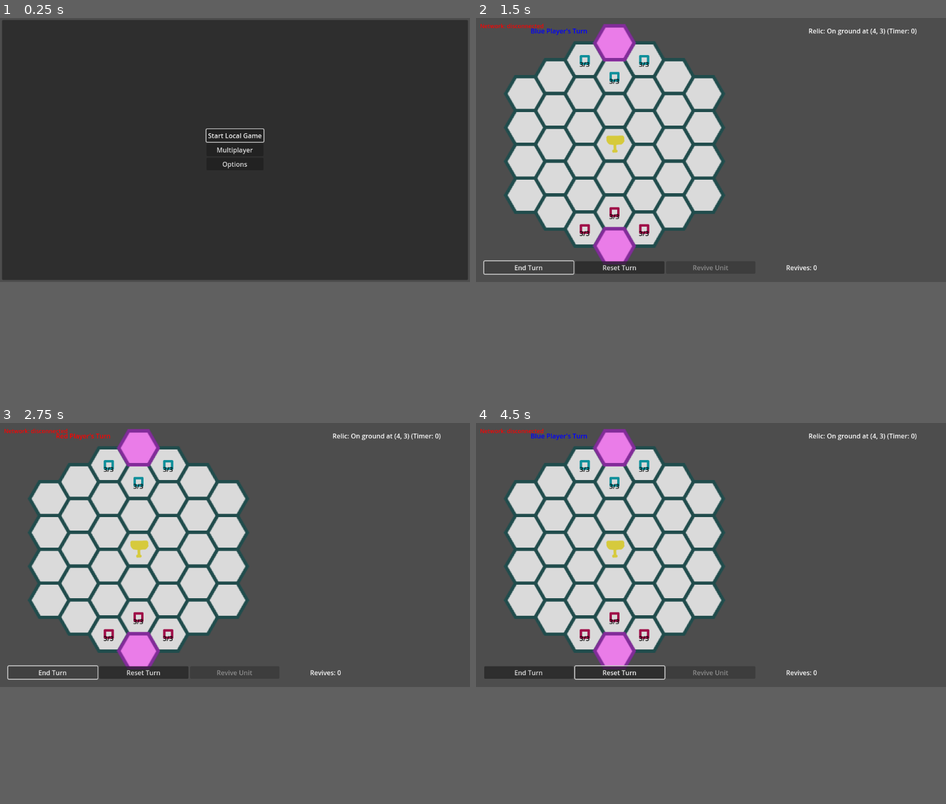
Above: before the commit, frames 1-4 (two rows, left to right).
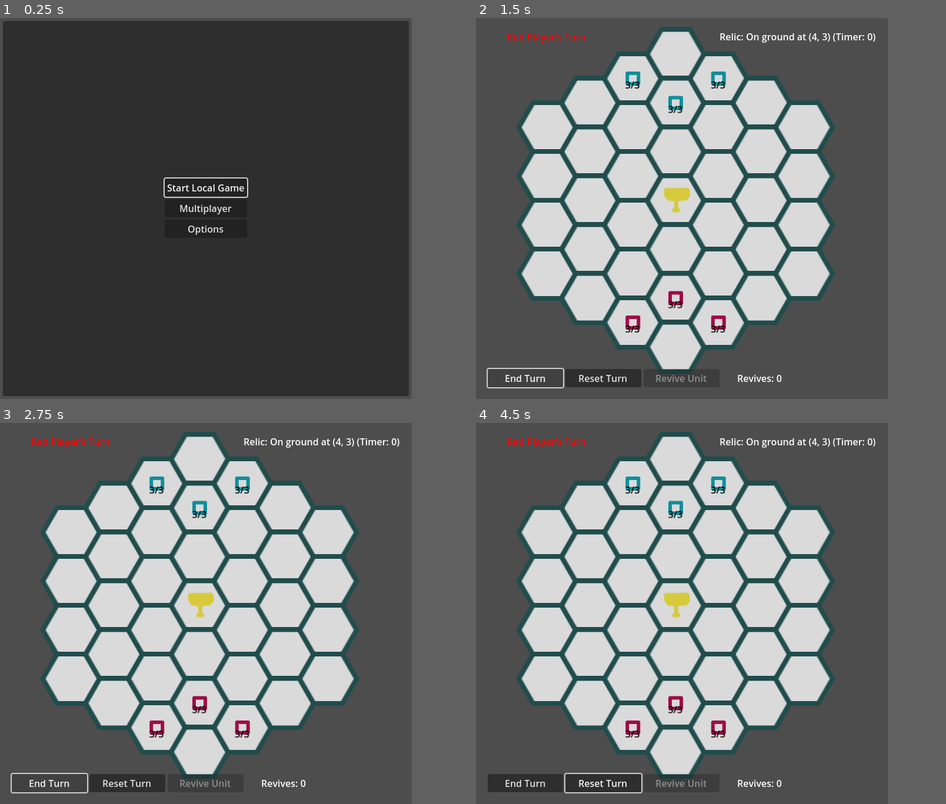
Above: after the commit, the same moments.

Repository: dokumor8/cursed_football
Game: Godot game, scene res://scenes/ui/main_menu.tscn
The game is run twice, just before and just after one commit, with the same random seed, the same clock (stepped at 60 frames per second) and the same inputs.
Inputs (mouse positions are in pixels of both pictures, inside the frame that each line leads up to):
- Up to frame 1 (0.25 s): no input
- Up to frame 2 (1.5 s): click "Start Local Game" at 0.5 s; click "End Turn" at 1.25 s
- Up to frame 3 (2.75 s): click "End Turn" at 2 s
- Up to frame 4 (4.5 s): click "End Turn" at 2.75 s; click "Reset Turn" at 3.5 s; move the mouse to (814, 541) at 4.27 s; click (814, 541) at 4.42 s
In our replay, the window is 799x449 before the commit and 700x648 after it. These sizes can differ from the game's own. Grey fills any space a smaller window leaves; there, only what the larger window draws over its background counts as a difference.

The runs differ from the first frame. In frame 1, 3.1% of the frame differs, in the area x 0-100%, y 0-100%; in frame 2, 40%; in frame 3, 40%; in frame 4, 41%, in the area x 0-94%, y 1-98%.
Error after the commit: Invalid call. Nonexistent function 'apply_relic_effects' in base 'Nil'. (res://scripts/game/game_state.gd:361)

Commit message:
Many fixes

Diff:
--- a/project.godot
+++ b/project.godot
@@ -23,6 +23,7 @@
 
 [display]
 
+window/size/viewport_width=700
 window/stretch/aspect="expand"
 
 [rendering]
--- a/scripts/game/game_scene.gd
+++ b/scripts/game/game_scene.gd
@@ -16,9 +16,6 @@
 @onready var unit_selection: UnitSelection = $UnitSelection
 var relic_instance: Node2D
 var relic_position: Vector2i = GC.INITIAL_RELIC_POSITION # Center of map
-
-# Multiplayer
-var network_status_label: Label = null
 
 # Revival system
 var is_revival_mode: bool = false
@@ -73,21 +70,13 @@
 
     # if we're a client that just finished initializing UI,
     # request game state from the server
-    # TODO: this happens twice, for both players, may be optimized for 1
     if MM.initialized and not MM.is_server:
         GS.request_game_sync.rpc_id(1)
 
-
     print("=== GameScene._ready() complete ===")
 
 
 func _initialize_game() -> void:
-
-    print("Initializing game...")
-
-    # Skip UI initialization if we're a dedicated server
-    # TODO: Add "local game" option
-
     print("Spawning Red units at: ", GC.get_spawn_positions(GC.PLAYER_RED))
     for location in GC.get_spawn_positions(GC.PLAYER_RED):
         spawn_unit_at_tile(UnitScene, location, GC.PLAYER_RED)
@@ -134,44 +123,12 @@
     # Connect signals
     MM.game_state_received.connect(GS._on_game_state_received)
 
-    # Create network status label if it doesn't exist
-    _create_network_status_label()
-
-
-func _create_network_status_label() -> void:
-    network_status_label = Label.new()
-    network_status_label.name = "NetworkStatus"
-    network_status_label.horizontal_alignment = HORIZONTAL_ALIGNMENT_CENTER
-    network_status_label.vertical_alignment = VERTICAL_ALIGNMENT_CENTER
-    network_status_label.add_theme_font_size_override("font_size", 14)
-
-    var ui_layer = $UILayer
-    if ui_layer:
-        ui_layer.add_child(network_status_label)
-        network_status_label.position = Vector2(10, 10)
-        _update_network_status()
-
-
-func _update_network_status() -> void:
-    if network_status_label and MM:
-        var status = MM.get_connection_status()
-        var text = "Network: " + status
-        network_status_label.text = text
-
-        # Color coding
-        match status:
-            "connected", "hosting", "server":
-                network_status_label.add_theme_color_override("font_color", Color.GREEN)
-            "connecting":
-                network_status_label.add_theme_color_override("font_color", Color.YELLOW)
-            "disconnected":
-                network_status_label.add_theme_color_override("font_color", Color.RED)
-            _:
-                network_status_label.add_theme_color_override("font_color", Color.WHITE)
-
 
 ## == Initialization. Spawning ==
 func spawn_unit_at_tile(spawning_scene: PackedScene, grid_pos: Vector2i, side = GC.PLAYER_RED) -> Unit:
+    if obstacles.has(grid_pos) and obstacles[grid_pos]:
+        print("ERROR: unit spawning position is an obstacle")
+        return
     var unit = spawning_scene.instantiate()
     unit.conflict_side = side
     add_child(unit)
@@ -182,17 +139,13 @@
     var local_pos = terrain_layer.map_to_local(grid_pos)
     var global_pos = terrain_layer.to_global(local_pos)
     unit.global_position = global_pos
-    print("Spawning unit at", grid_pos)
-
-    unit.unit_died.connect(_on_unit_death)
+    print_verbose("Spawning unit at", grid_pos)
+
     return unit
 
 
 func _on_unit_death(unit: Unit):
-    # Free the obstacle
     obstacles[unit.grid_position] = false
-    # Update revive UI
-    _update_revive_ui()
 
 
 func spawn_relic_at_tile(grid_pos: Vector2i):
@@ -305,7 +258,7 @@
 
             # Clicked on empty tile with no unit selected - clear any existing selection
             clear_selection()
-            clear_walkable_highlight()
+            clear_all_highlights()
 
 
 func command_unit(selected_unit: Unit, coords: Vector2i):
@@ -330,7 +283,7 @@
 
         print("Picking up relic at", coords)
         clear_selection()
-        clear_walkable_highlight()
+        clear_all_highlights()
 
         # Sync game state if in multiplayer
         if MM.initialized and MM.has_active_connection():
@@ -348,7 +301,7 @@
             # Client: Send attack request to server
             GS.request_attack_rpc.rpc_id(1, attacker_position, enemy_unit_position)
             clear_selection()
-            clear_walkable_highlight()
+            clear_all_highlights()
         else:
             # Host/Local: Process attack directly
             print("Attacking enemy unit at", coords)
@@ -358,7 +311,7 @@
             var attacker: Unit = GS.selected_unit
 
             clear_selection()
-            clear_walkable_highlight()
+            clear_all_highlights()
 
             # Check if enemy unit died
             if enemy_unit_at_tile.is_dead():
@@ -400,12 +353,12 @@
             var unit_index_send = _get_unit_index(GS.selected_unit)
             GS.request_move_rpc.rpc_id(1, unit_index_send, destination.x, destination.y)
             clear_selection()
-            clear_walkable_highlight()
+            clear_all_highlights()
         else:
             # Host/Local: Process move directly
             move_unit(GS.selected_unit, destination, movement_cost)
             clear_selection()
-            clear_walkable_highlight()
+            clear_all_highlights()
 
             # Sync game state if in multiplayer
             if MM.initialized and MM.has_active_connection():
@@ -537,8 +490,6 @@
             # Steal the relic - attacker becomes new relic holder
             _steal_relic(attacker, target)
 
-        target._handle_unit_death()
-
 
 # Revive function that can be called from game_state
 func revive_unit(player: int) -> void:
@@ -551,16 +502,14 @@
 
 
 # == UI ==
-
-
-func clear_walkable_highlight() -> void:
+func clear_all_highlights() -> void:
     for coord in highlight_layer.get_used_cells():
         highlight_layer.erase_cell(coord)
 
 
 func highlight_walkable_tiles(unit) -> void:
     var starting_coord = unit.grid_position
-    clear_walkable_highlight()
+    clear_all_highlights()
 
     var reachable_data = get_reachable_tiles(starting_coord, unit.movement_left)
     var reachable_tiles: Array[Vector2i] = reachable_data["tiles"]
@@ -658,7 +607,7 @@
 
 func _highlight_revival_tiles() -> void:
     # Clear any existing highlights
-    clear_walkable_highlight()
+    clear_all_highlights()
 
     # Get spawn tiles for current player
     var spawn_tiles: Array[Vector2i] = GC.get_spawn_positions(GS.current_player)
@@ -690,10 +639,7 @@
             else:
                 # Client: Send request to server
                 GS.request_revive_rpc.rpc_id(1, GS.current_player)
-                # Exit revival mode
-                is_revival_mode = false
-                clear_walkable_highlight()
-                revive_button.text = "Revive Unit"
+                exit_revival_mode()
         else:
             # Local game
             _revive_unit_at_tile(coords)
@@ -729,13 +675,9 @@
     else:
         GS.blue_revive_count -= 1
 
+    exit_revival_mode()
     # Update UI
     _update_revive_ui()
-
-    # Exit revival mode
-    is_revival_mode = false
-    clear_walkable_highlight()
-    revive_button.text = "Revive Unit"
 
     print("Revival complete. Revives left:", GS.red_revive_count if GS.current_player == GC.PLAYER_RED else GS.blue_revive_count)
 
@@ -771,58 +713,43 @@
 
 
 func _on_end_turn_button_pressed() -> void:
+    clear_all_highlights()
+
     # Cancel revival mode if active
-    if is_revival_mode:
-        is_revival_mode = false
-        clear_walkable_highlight()
-        revive_button.text = "Revive Unit"
-        print("Revival mode cancelled due to turn end")
-
-    # Check if in multiplayer
-    if MM.initialized and MM.has_active_connection():
-        if MM.is_authority():
-            # Host: Process end turn and sync
-            print("Ending turn for player", GS.current_player)
-            _switch_player_turn()
-            GS._sync_game_state()
-        else:
-            # Client: Send request to server
-            GS.request_end_turn_rpc.rpc_id(1)
-    else:
-        # Local game
-        print("Ending turn for player", GS.current_player)
-        _switch_player_turn()
-        GS.save_game()
-
+    exit_revival_mode()
     _update_revive_ui()
+
+    # Ask server to switch turns
+    GS.request_end_turn_rpc.rpc_id(1)
 
 
 func _on_reset_button_pressed() -> void:
     print_debug("DEBUGGING A VERSION WITHOUT RESETTING, THE BUTTON IS NOT WORKING")
-    # GS.load_game()
 
 
 func _on_revive_button_pressed() -> void:
-    # Toggle revival mode
     if is_revival_mode:
-        # Cancel revival mode
-        is_revival_mode = false
-        clear_walkable_highlight()
-        revive_button.text = "Revive Unit"
-        print("Revival mode cancelled")
-    else:
-        # Enter revival mode if player has revives
-        var available_revives = GS.red_revive_count if GS.current_player == GC.PLAYER_RED else GS.blue_revive_count
-        if available_revives > 0:
-            is_revival_mode = true
-            revive_button.text = "Cancel revival"
-            # Clear any unit selection when entering revival mode
-            clear_selection()
-            clear_walkable_highlight()
-            _highlight_revival_tiles()
-            print("Entered revival mode")
-        else:
-            print("No revives available")
+        exit_revival_mode()
+        return
+
+    # Enter revival mode
+    var available_revives = GS.red_revive_count if GS.current_player == GC.PLAYER_RED else GS.blue_revive_count
+    # Button must not be available otherwise
+    assert(available_revives > 0)
+    is_revival_mode = true
+    revive_button.text = "Cancel revival"
+    # Clear any unit selection when entering revival mode
+    clear_selection()
+    clear_all_highlights()
+    _highlight_revival_tiles()
+    print("Entered revival mode")
+
+
+func exit_revival_mode() -> void:
+    is_revival_mode = false
+    clear_all_highlights()
+    revive_button.text = "Revive Unit"
+
 
 func _load_game_over_menu() -> void:
     # Load the game over menu scene
--- a/scripts/game/game_state.gd
+++ b/scripts/game/game_state.gd
@@ -6,7 +6,10 @@
 var red_revive_count = 0
 var blue_revive_count = 0
 
+var initial_sync_done = false
+
 var current_player: int = GC.PLAYER_RED # Red player starts (bottom)
+var local_player: int = -1
 var selected_unit: Unit = null
 
 
@@ -15,14 +18,14 @@
     var relic_holder_index = -1
     var loop_index = 0
     for unit: Unit in get_tree().get_nodes_in_group("units"):
-        print("serializing unit at", unit.grid_position)
+        print_verbose("serializing unit at", unit.grid_position)
         var unit_data = unit.serialize()
-        print("Current unit data:", unit_data)
+        print_verbose("Current unit data:", unit_data)
         if relic_holder == unit:
             relic_holder_index = loop_index
         units.append(unit_data)
         loop_index += 1
-    print("Unit data:", units)
+    print_verbose("Unit data:", units)
     var game_state = {
         "units": units,
         "relic_holder": relic_holder_index,
@@ -89,6 +92,11 @@
         game_scene.obstacles[GC.INITIAL_RELIC_POSITION] = false
     relic_timer = game_data["relic_timer"]
     current_player = game_data["current_player"]
+
+
+    game_scene._update_turn_indicator()
+    game_scene._update_relic_status()
+    game_scene._update_revive_ui()
 
     for unit: Unit in get_tree().get_nodes_in_group("units"):
         unit.queue_free()
@@ -308,24 +316,25 @@
         print("DEBUG: Attacker has already attacked this turn")
         return
 
-    # Check if target is adjacent (simplified)
-    var distance = abs(attacker.grid_position.x - target.grid_position.x) + \
-                    abs(attacker.grid_position.y - target.grid_position.y)
-    print("DEBUG: Distance between units: ", distance)
-    if distance > 1:
+
+    var game_scene: Node2D
+    # Perform attack
+    var game_scenes = get_tree().get_nodes_in_group("main_scene")
+    print("DEBUG: Found ", game_scenes.size(), " main_scene nodes")
+    if game_scenes.size() > 0 and game_scenes[0].has_method("attack_unit"):
+        game_scene = game_scenes[0]
+    else:
+        print("DEBUG: No game scene found or missing attack_unit method")
+
+    # Check if target is adjacent
+    if game_scene._are_tiles_adjacent(attacker.grid_position, target.grid_position):
+
+        game_scene.attack_unit(attacker, target)
+    else:
         print("DEBUG: Target not adjacent")
-        return
-
-    # Perform attack
-    var game_scene = get_tree().get_nodes_in_group("main_scene")
-    print("DEBUG: Found ", game_scene.size(), " main_scene nodes")
-    if game_scene.size() > 0 and game_scene[0].has_method("attack_unit"):
-        game_scene[0].attack_unit(attacker, target)
-
-        # Sync updated state
-        _sync_game_state()
-    else:
-        print("DEBUG: No game scene found or missing attack_unit method")
+
+    # Sync updated state
+    _sync_game_state()
 
 func _process_end_turn_request(sender_id: int) -> void:
     print("DEBUG: _process_end_turn_request called from sender ", sender_id)
@@ -342,14 +351,14 @@
         print("DEBUG: P2P mode, accepting end turn request")
 
     # Switch player
-    current_player = GC.PLAYER_BLUE if current_player == GC.PLAYER_RED else GC.PLAYER_RED
+    GS.current_player = GC.PLAYER_BLUE if current_player == GC.PLAYER_RED else GC.PLAYER_RED
 
     # Reset unit states for new player
     for unit in get_tree().get_nodes_in_group("units"):
         if unit.conflict_side == current_player:
             unit.movement_left = unit.speed
             unit.has_attacked_this_turn = false
-
+    GS.relic_holder.apply_relic_effects(GS.relic_timer)
     # Sync updated state
     _sync_game_state()
 
@@ -434,4 +443,6 @@
 
 @rpc("any_peer", "call_local", "reliable")
 func request_game_sync() -> void:
-    _sync_game_state()
+    if not initial_sync_done:
+        _sync_game_state()
+        initial_sync_done = true
--- a/scripts/game/unit.gd
+++ b/scripts/game/unit.gd
@@ -1,7 +1,5 @@
 class_name Unit
 extends Node2D
-
-signal unit_died
 
 @export var conflict_side: int = GC.PLAYER_RED
 @export var grid_position: Vector2i
@@ -60,14 +58,15 @@
 func take_damage(damage: int) -> void:
     print("DEBUG: take_damage called with damage=", damage, ", current_hp=", current_hp)
     current_hp -= damage
-    if current_hp <= 0:
+    if is_dead():
         current_hp = 0
         _handle_unit_death()
     print("Unit took ", damage, " damage. HP: ", current_hp, "/", max_hp)
     # Update HP label
     _update_hp_label()
 
-
+# TODO: death handling should happen at the end of the action
+# so the relic taking works with an existing unit with 0 hp
 func _handle_unit_death() -> void:
     # Remove unit from the board
     print("Unit died at", grid_position)
@@ -83,8 +82,6 @@
     else:
         GS.blue_revive_count += GC.REVIVE_TOKEN_REWARD # Blue player killed a red unit
         print("Blue player gets a revive token. Total:", GS.blue_revive_count)
-
-    unit_died.emit()
 
 
 # Check if unit is dead
@@ -150,7 +147,7 @@
     print("Unit dropped relic")
 
 func _update_hp_label() -> void:
-    print("DEBUG: updating HP UI")
+    print_verbose("DEBUG: updating HP UI")
     # Update the HP label text
     if hp_label:
         hp_label.text = str(current_hp) + "/" + str(max_hp)
